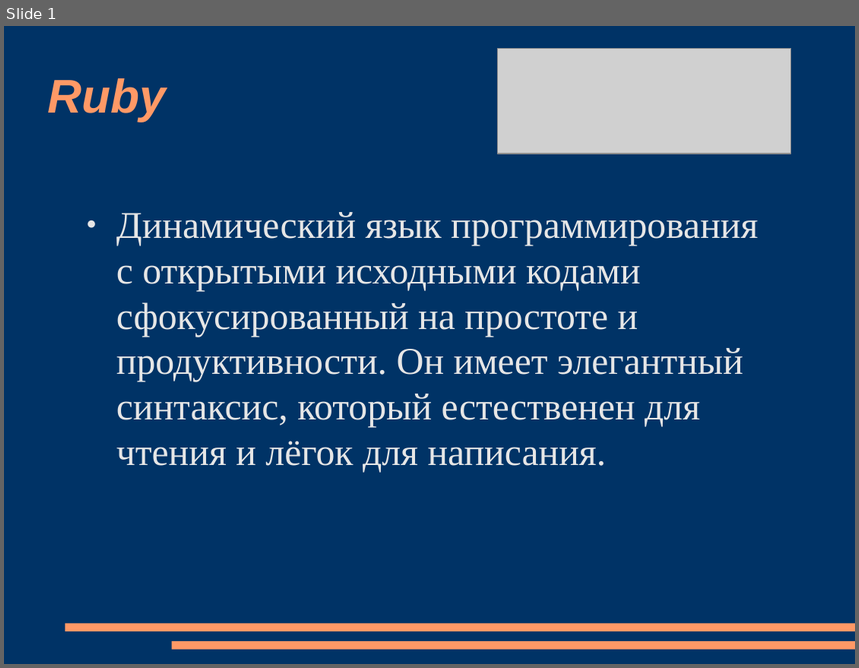
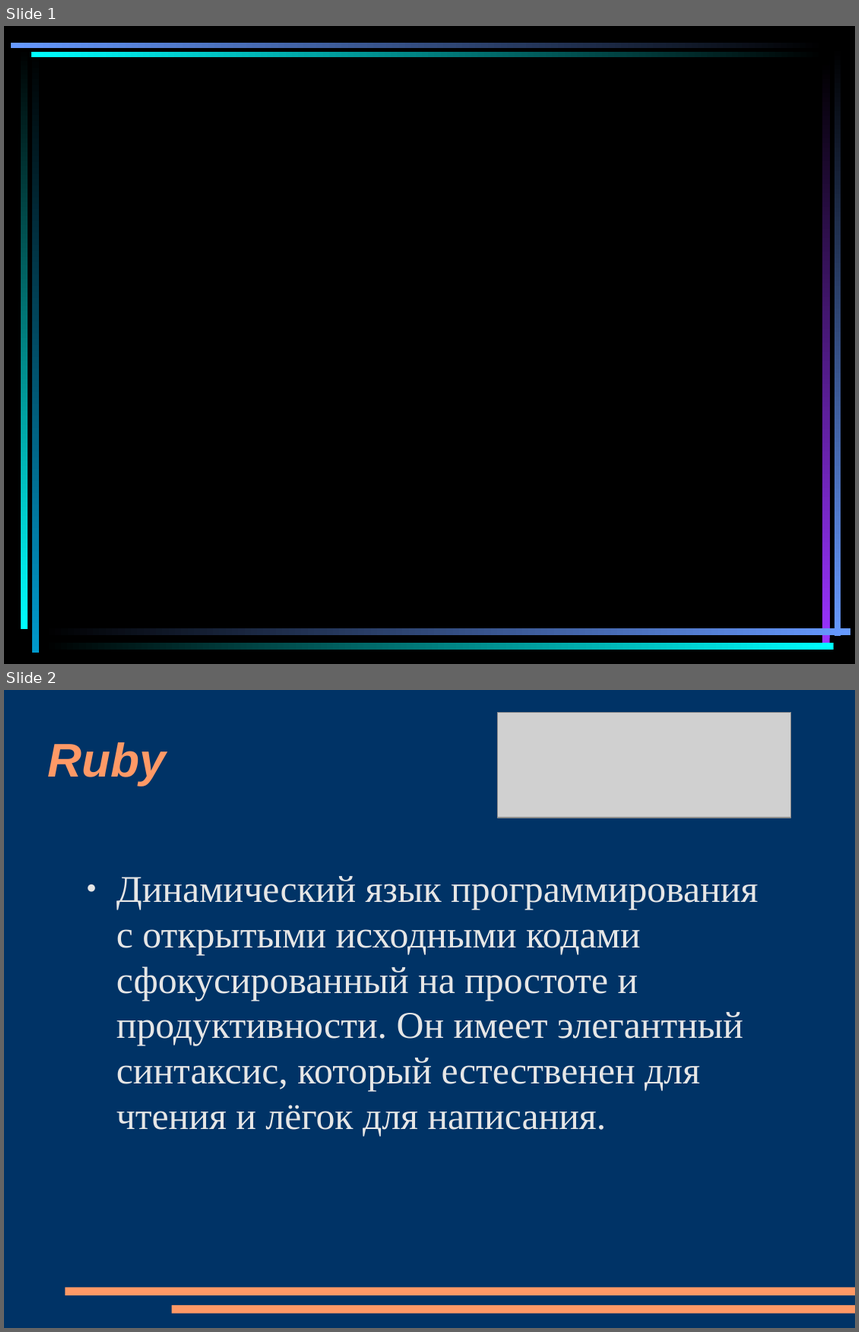
Before and after one commit to sidorovis/restudy, a slide deck: _ООПИС/Lection/ruby.ppt. Shown one above the other, each under a label of ours: slide 1 before the commit, slides 1 and 2 after it. The pictures are 859x668 and 859x1332 pixels, drawn with LibreOffice and Linux fonts; fonts in the diff are those of the drawing; grey boxes stand for pictures. Boxes give left, top, right and bottom in pixels: in the first picture for what was removed or moved away, otherwise in the second. Text is boxed around its words. In the diff, an @@ line names an element or a change of style, - is before the commit and + after.

```diff
--- a/_ООПИС/Lection/ruby.ppt
+++ b/_ООПИС/Lection/ruby.ppt
@@ slide 1 added at (x1=4, y1=26, x2=855, y2=664), background #000000 @@
@@ rectangle added at (x1=12, y1=42, x2=825, y2=48), fill gradient #000000 to #6699FF @@
@@ rectangle added at (x1=20, y1=47, x2=27, y2=629), fill gradient #000000 to #00FFFF @@
@@ rectangle added at (x1=835, y1=47, x2=841, y2=636), fill gradient #6699FF to #000000 @@
@@ rectangle added at (x1=31, y1=52, x2=825, y2=56), fill gradient #000000 to #00FFFF @@
@@ rectangle added at (x1=32, y1=50, x2=39, y2=652), fill gradient #000000 to #0099CC @@
@@ rectangle added at (x1=823, y1=61, x2=831, y2=643), fill gradient #9933FF to #000000 @@
@@ rectangle added at (x1=42, y1=629, x2=851, y2=636), fill gradient #6699FF to #000000 @@
@@ rectangle added at (x1=43, y1=642, x2=833, y2=649), fill gradient #00FFFF to #000000 @@
@@ what was slide 1 is now slide 2 @@
```
